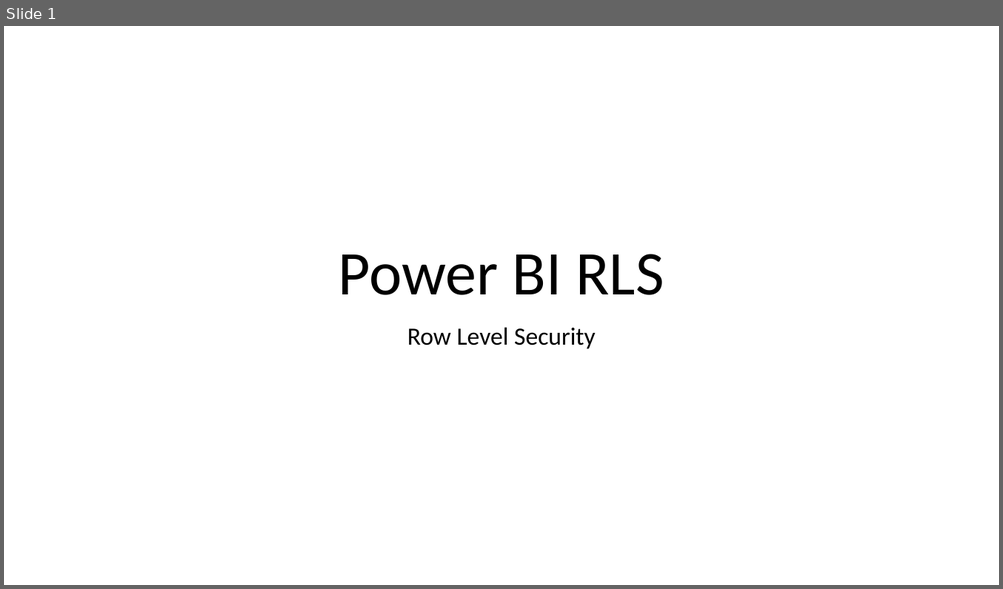
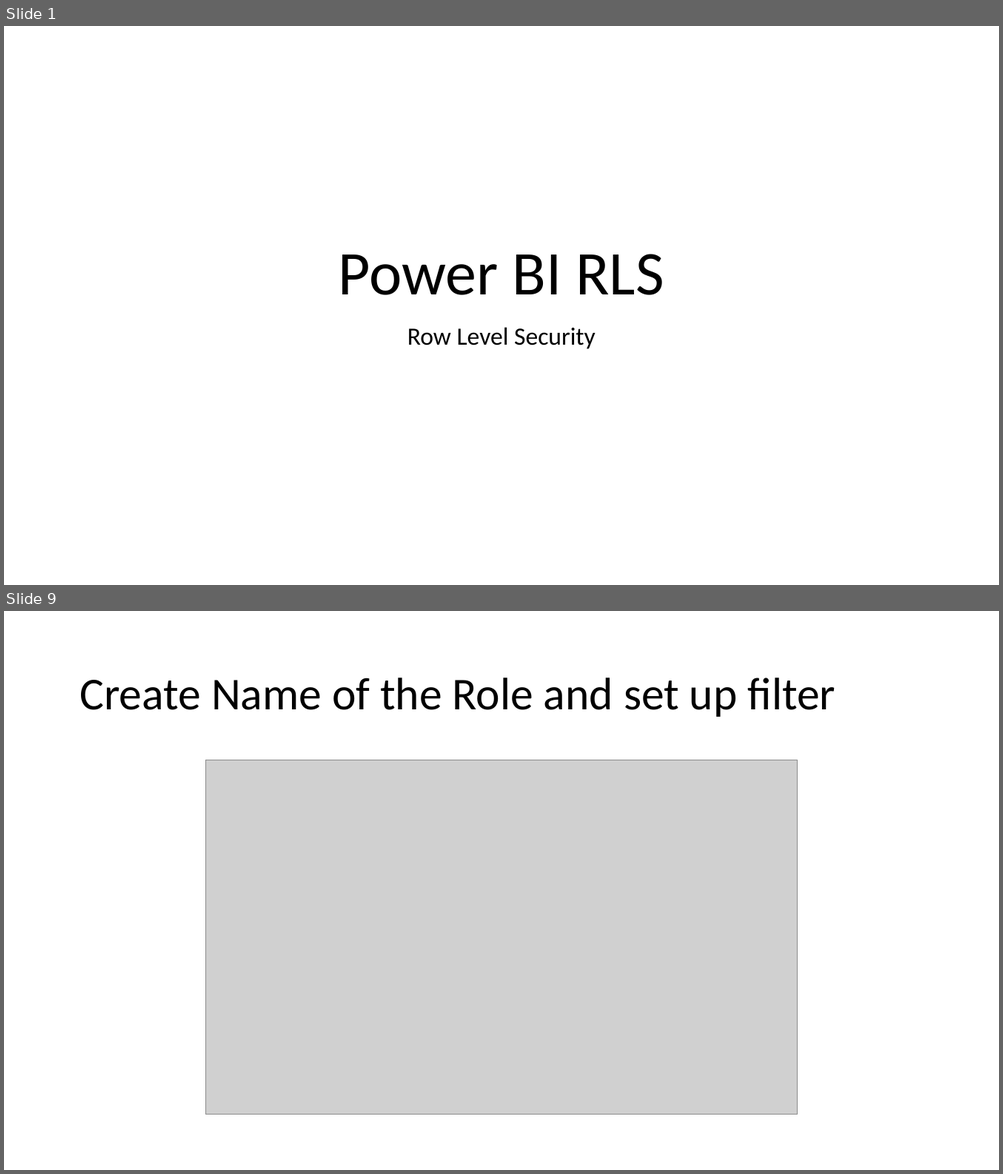
Before and after one commit to peterperov/PowerBIServer, a slide deck: Power BI Role Level Security.pptx. Shown one above the other, each under a label of ours: slide 1 before the commit, slides 1 and 9 after it; the slides between them are not shown. The pictures are 1003x589 and 1003x1174 pixels, drawn with LibreOffice and Linux fonts; fonts in the diff are those of the drawing; grey boxes stand for pictures. Boxes give left, top, right and bottom in pixels: in the first picture for what was removed or moved away, otherwise in the second. Text is boxed around its words. In the diff, an @@ line names an element or a change of style, - is before the commit and + after.

```diff
--- a/Power BI Role Level Security.pptx
+++ b/Power BI Role Level Security.pptx
@@ slide 9 added at (4, 611, 999, 1170), background #FFFFFF @@
@@ title added at (79, 678, 836, 717), 44 pt, text #000000 @@
+Create Name of the Role and set up filter
@@ picture added at (205, 760, 797, 1116) @@
```
Also in this commit, not shown: 1 slide changed, 14 other slides added.
